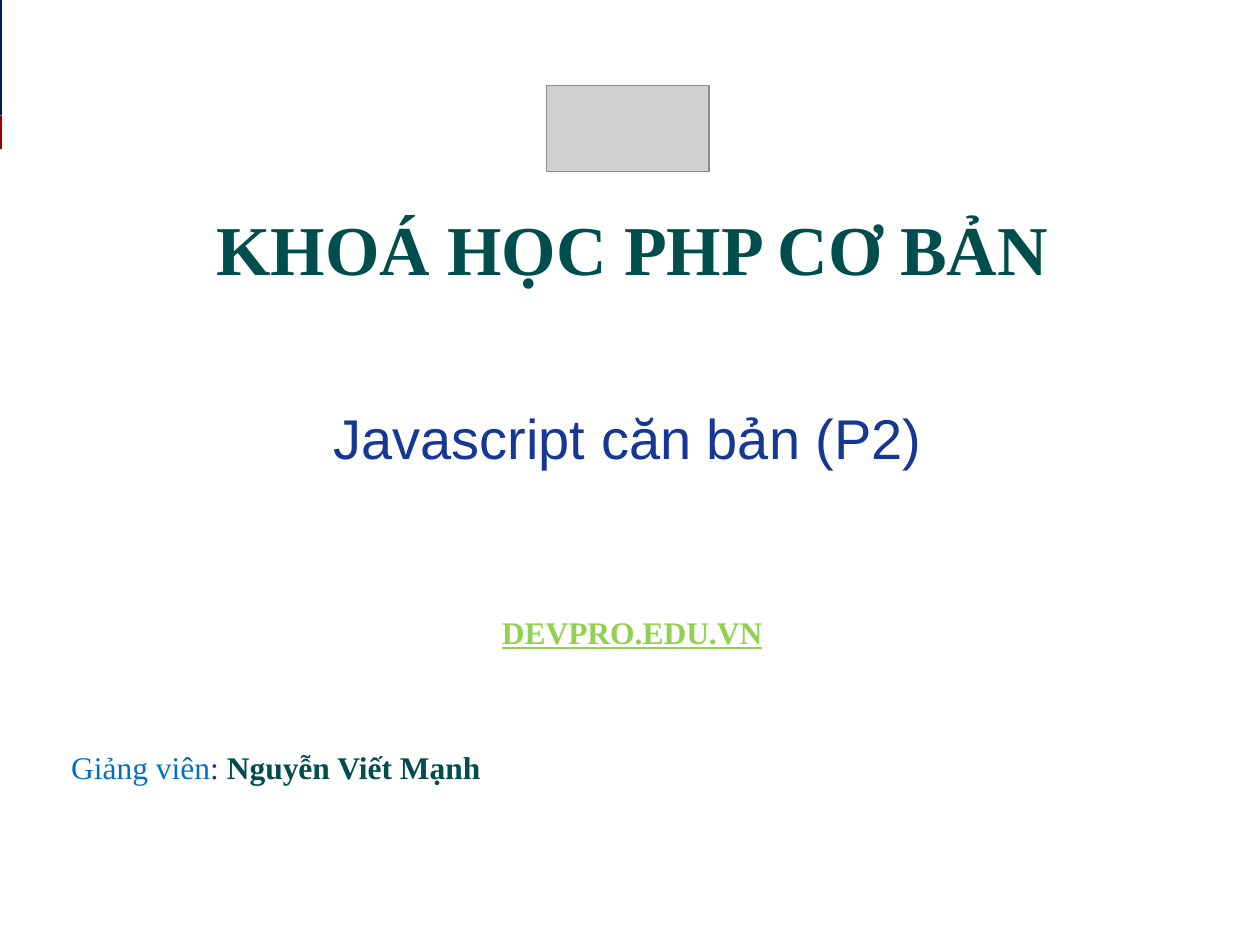
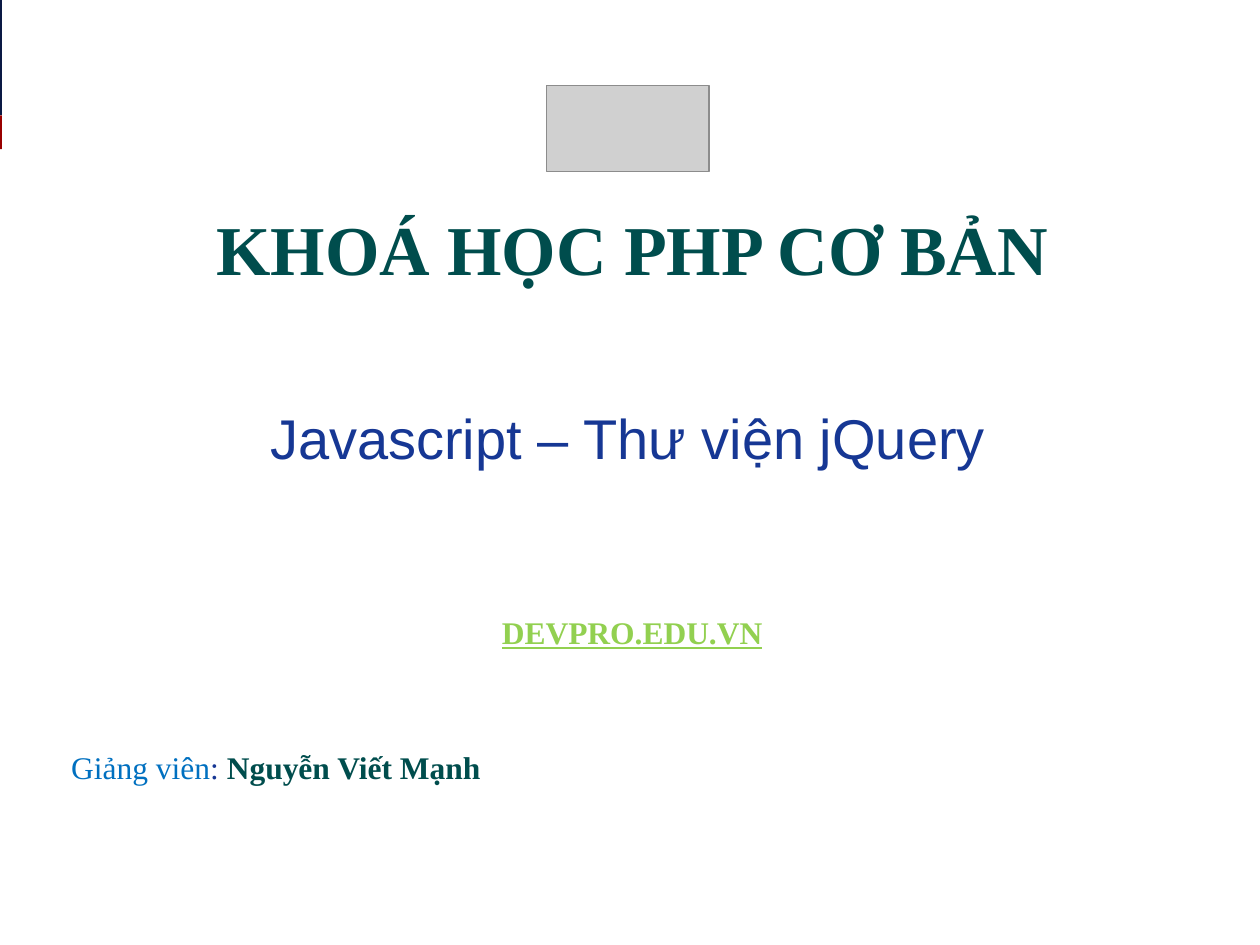
Before and after one commit to melng124/php39_devpro, a slide deck: slide 1 of Day8_Javascript_jQuery/Slide_bai_giang/Javascript_jQuery.ppt. Drawn at 1260x945 pixels with LibreOffice and Linux fonts; fonts in the diff are those of the drawing; grey boxes stand for pictures. Boxes give left, top, right and bottom in pixels: in the first picture for what was removed or moved away, otherwise in the second. Text is boxed around its words. In the diff, an @@ line names an element or a change of style, - is before the commit and + after.

```diff
--- a/Day8_Javascript_jQuery/Slide_bai_giang/Javascript_jQuery.ppt
+++ b/Day8_Javascript_jQuery/Slide_bai_giang/Javascript_jQuery.ppt
@@ text at box(270, 418, 985, 470): text changed @@
-Javascript căn bản (P2)
+Javascript – Thư viện jQuery
```
Also in this commit, not shown: 13 slides added, 14 slides removed, 1 other file.
